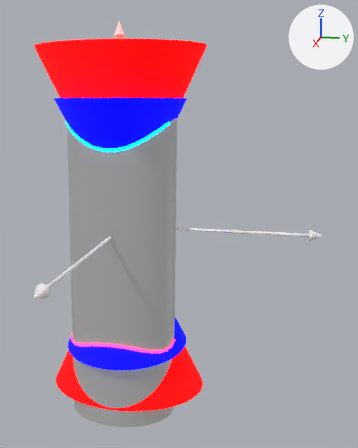
One commit to the glTF model model.glb: the scene before it, then after it.
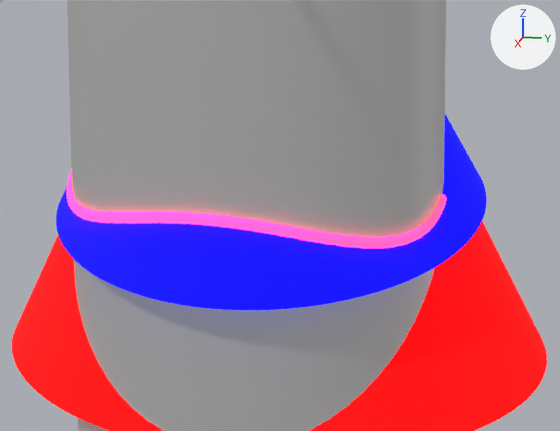
Old and new are each drawn whole from a 50 mm lens placed at (7.16, 2.29, 1.87), pointed at (0.91, 1.04, 0.3) and again close up on the part from 15% to 58% of the width and 64% to 90% of the height. Lighting does not change. The marker at upper right points along +X, +Y and +Z. The older version's two pictures come first. Where no turn or scale is listed for an object, it has been applied to the vertices.

The older version as bpy lines, for what is in view:
```python
mat_material_006 = principled_material('Material.006')
mat_material_006.base_color = (0.161, 0.0, 1.0)  # purple #7000ff
mat_material_006.roughness = 1.0
mat_material_006.emission_color = (1.0, 0.0129, 0.0)  # red #ff1e00
mat_material_006.emission_strength = 10.0
me_cone_002 = bpy.data.meshes.new('Cone.002')
me_cone_002.from_pydata(...)  # 128 vertices, 128 faces; spans x -0.58..0.89, y -0.82..0.82, z -1.9..2.67
me_cone_002.materials.append(mat_material_003)  # grey #878787
me_cone_006 = bpy.data.meshes.new('Cone.006')
me_cone_006.from_pydata(...)  # 1274 vertices, 2544 faces; spans x 0.23..0.83, y -0.84..0.84, z -0.8..-0.59
me_cone_006.materials.append(mat_material_006)  # purple #7000ff, glowing red #ff1e00
me_cone_014 = bpy.data.meshes.new('Cone.014')
me_cone_014.from_pydata(...)  # 4609 vertices, 8256 faces; spans x -0.92..0.92, y -1.29..1.29, z 1.0..3.63
me_cone_014.materials.append(mat_material_001)  # red #ff0000, glowing red #ff0000
ob_cone_002 = bpy.data.objects.new('Cone.002', me_cone_002)
ob_cone_002.location = (0.0, 0.0, -1.0)
ob_cone_006 = bpy.data.objects.new('Cone.006', me_cone_006)
ob_cone_006.location = (0.0, 0.0, -1.0)
ob_cone_017 = bpy.data.objects.new('Cone.017', me_cone_014)
ob_cone_017.location = (0.0, 0.0, 1.0)
ob_cone_017.rotation_euler = (-3.142, 0.0, 0.0)  # degrees (-180, 0, 0)
ob_cone_017.scale = (0.962, 0.962, 1.0)
# also in view: 'Cone' at (0.0, 0.0, -0.96)
```
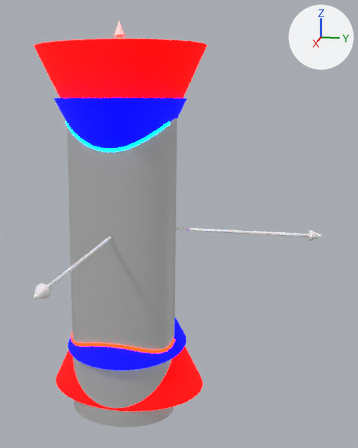
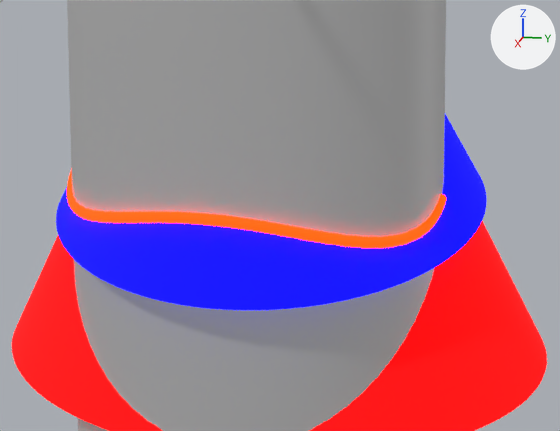
Location of each change, (x1, y1, x2, y2) in pixels of the close-ups (560 x 431 px):
'Cone.006', recoloured (darker)
    both: (67, 171, 446, 249)

Edits to the bpy script that builds the scene:
```text
Change mat_material_006:
    mat_material_006.base_color: (0.161, 0.0, 1.0) -> (1.0, 0.0129, 0.0)  # purple #7000ff -> red #ff1e00
```
